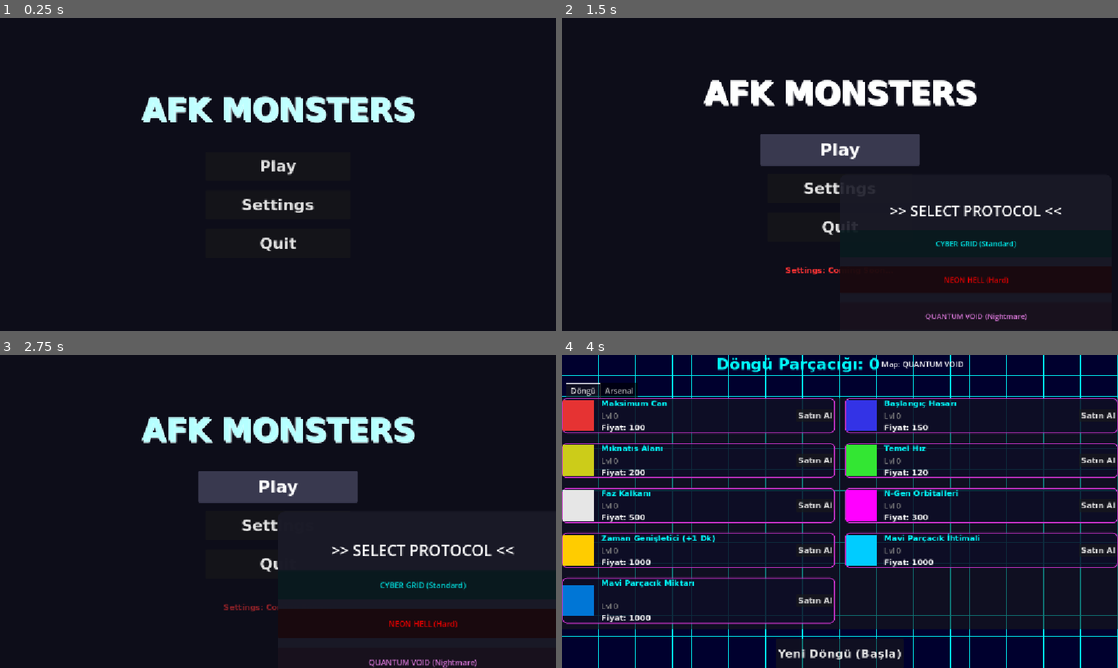
Above: before the commit, frames 1-4 (two rows, left to right).
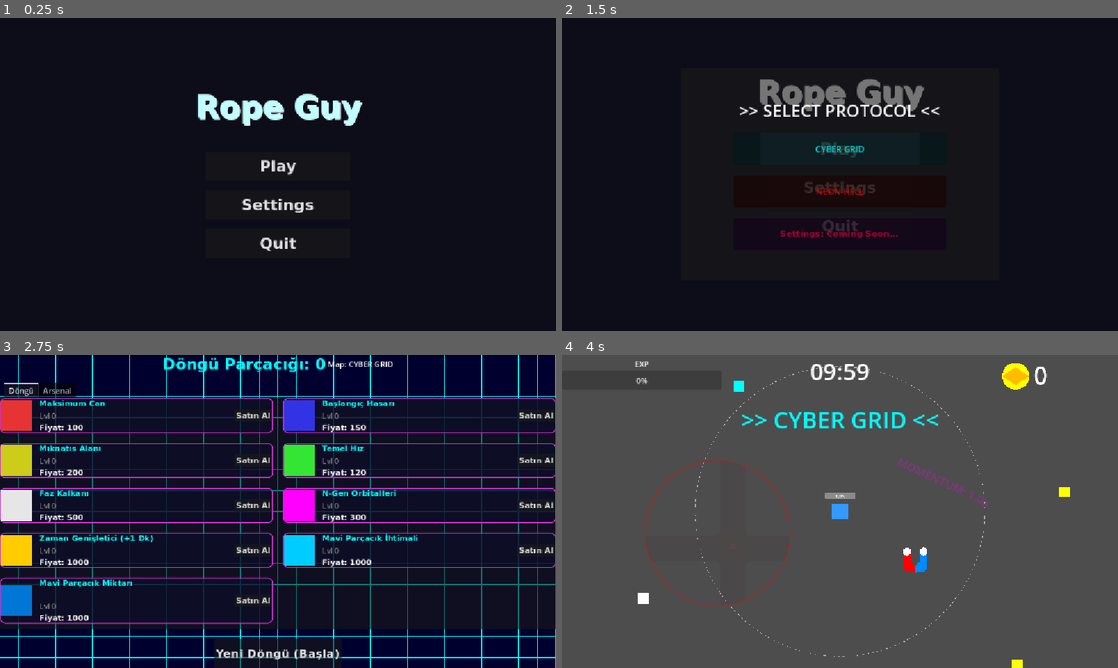
Above: after the commit, the same moments.

Repository: MusTea200/AFKMonsters
Game: Godot game, scene res://MainMenu.tscn
The game is run twice, just before and just after one commit, with the same random seed, the same clock (stepped at 60 frames per second) and the same inputs. The engine's default icon, where the game draws it, is replaced by a stand-in: a white triangle on a blue panel in a dark square.
Inputs (mouse positions are in pixels of both pictures, inside the frame that each line leads up to):
- Up to frame 1 (0.25 s): no input
- Up to frame 2 (1.5 s): click "Settings" at 0.5 s; click "Play" at 1.25 s
- Up to frame 3 (2.75 s): click (278, 489) at 2 s, where only the run after the commit has a clickable "CYBER GRID"
- Up to frame 4 (4 s): click (840, 486) at 2.75 s, where only the run before the commit has a clickable "Play"; click (840, 652) at 3.5 s, where only the run after the commit has a clickable "Yeni Döngü (Başla)"

The runs differ from the first frame. In frame 1, 2.7% of the frame differs, in the area x 25-75%, y 24-35%; in frame 2, 10%; in frame 3, 27%; in frame 4, 99%, in the area x 0-100%, y 0-100%.

Commit message:
feat: rebrand project to Rope Guy and refactor map selection protocol into a physical scalable UI container
Co-authored-by: MusTea200 <172600404+MusTea200@users.noreply.github.com>

Diff:
--- a/godot_project/MainMenu.gd
+++ b/godot_project/MainMenu.gd
@@ -19,6 +19,39 @@
 	btn_settings.pressed.connect(_on_settings_pressed)
 	btn_quit.pressed.connect(_on_quit_pressed)
 
+	var map_sel = get_tree().current_scene.find_child("MapSelectionPanel", true, false)
+	if map_sel:
+		map_sel.hide()
+		var btn_cyber = map_sel.find_child("CyberGridBtn", true, false)
+		var btn_neon = map_sel.find_child("NeonHellBtn", true, false)
+		var btn_quantum = map_sel.find_child("QuantumVoidBtn", true, false)
+
+		if btn_cyber:
+			_setup_map_button(btn_cyber)
+			btn_cyber.pressed.connect(func():
+				Global.current_selected_map = Global.MapType.CYBER_GRID
+				get_tree().change_scene_to_file("res://ShopUI.tscn")
+			)
+		if btn_neon:
+			_setup_map_button(btn_neon)
+			btn_neon.pressed.connect(func():
+				Global.current_selected_map = Global.MapType.NEON_HELL
+				get_tree().change_scene_to_file("res://ShopUI.tscn")
+			)
+		if btn_quantum:
+			_setup_map_button(btn_quantum)
+			btn_quantum.pressed.connect(func():
+				Global.current_selected_map = Global.MapType.QUANTUM_VOID
+				get_tree().change_scene_to_file("res://ShopUI.tscn")
+			)
+
+	# Main Menu Title Animation
+	var main_title = get_tree().current_scene.find_child("TitleLabel", true, false)
+	if main_title:
+		var tw = create_tween().set_loops()
+		tw.tween_property(main_title, "position:y", main_title.position.y - 10.0, 1.0).set_trans(Tween.TRANS_SINE).set_ease(Tween.EASE_IN_OUT)
+		tw.tween_property(main_title, "position:y", main_title.position.y + 10.0, 1.0).set_trans(Tween.TRANS_SINE).set_ease(Tween.EASE_IN_OUT)
+
 func _setup_button_hover(btn: Button) -> void:
 	btn.mouse_entered.connect(_on_btn_hover.bind(btn, true))
 	btn.mouse_exited.connect(_on_btn_hover.bind(btn, false))
@@ -34,70 +67,15 @@
 		btn.modulate = Color.WHITE
 
 func _on_play_pressed() -> void:
-	# Harita secim menusu ac
-	_show_map_selection()
+	var map_sel = get_tree().current_scene.find_child("MapSelectionPanel", true, false)
+	if map_sel:
+		map_sel.show()
 
-func _show_map_selection() -> void:
-	var panel = PanelContainer.new()
-	var style = StyleBoxFlat.new()
-	style.bg_color = Color(0.1, 0.1, 0.15, 0.9)
-	style.corner_radius_top_left = 15
-	style.corner_radius_top_right = 15
-	style.corner_radius_bottom_left = 15
-	style.corner_radius_bottom_right = 15
-	panel.add_theme_stylebox_override("panel", style)
-
-	panel.set_anchors_and_offsets_preset(Control.PRESET_CENTER)
-	panel.custom_minimum_size = Vector2(600, 400)
-
-	var vbox = VBoxContainer.new()
-	vbox.set_anchors_and_offsets_preset(Control.PRESET_FULL_RECT)
-	vbox.alignment = BoxContainer.ALIGNMENT_CENTER
-	vbox.add_theme_constant_override("separation", 20)
-	panel.add_child(vbox)
-
-	var title = Label.new()
-	title.text = ">> SELECT PROTOCOL <<"
-	title.horizontal_alignment = HORIZONTAL_ALIGNMENT_CENTER
-	title.add_theme_font_size_override("font_size", 32)
-	vbox.add_child(title)
-
-	var btn1 = Button.new()
-	btn1.text = "CYBER GRID (Standard)"
-	btn1.modulate = Color.CYAN
-	btn1.custom_minimum_size = Vector2(400, 60)
-	btn1.pressed.connect(func():
-		Global.current_selected_map = Global.MapType.CYBER_GRID
-		get_tree().change_scene_to_file("res://ShopUI.tscn")
-	)
-	vbox.add_child(btn1)
-
-	var btn2 = Button.new()
-	btn2.text = "NEON HELL (Hard)"
-	btn2.modulate = Color.RED
-	btn2.custom_minimum_size = Vector2(400, 60)
-	btn2.pressed.connect(func():
-		Global.current_selected_map = Global.MapType.NEON_HELL
-		get_tree().change_scene_to_file("res://ShopUI.tscn")
-	)
-	vbox.add_child(btn2)
-
-	var btn3 = Button.new()
-	btn3.text = "QUANTUM VOID (Nightmare)"
-	btn3.modulate = Color.VIOLET
-	btn3.custom_minimum_size = Vector2(400, 60)
-	btn3.pressed.connect(func():
-		Global.current_selected_map = Global.MapType.QUANTUM_VOID
-		get_tree().change_scene_to_file("res://ShopUI.tscn")
-	)
-	vbox.add_child(btn3)
-
-	get_tree().current_scene.add_child(panel)
-
-	# Animate in
-	panel.scale = Vector2.ZERO
-	var tw = create_tween()
-	tw.tween_property(panel, "scale", Vector2.ONE, 0.3).set_trans(Tween.TRANS_BACK)
+		# Animate in
+		map_sel.scale = Vector2.ZERO
+		map_sel.pivot_offset = map_sel.size / 2.0
+		var tw = create_tween()
+		tw.tween_property(map_sel, "scale", Vector2.ONE, 0.3).set_trans(Tween.TRANS_BACK).set_ease(Tween.EASE_OUT)
 
 func _on_settings_pressed() -> void:
 	lbl_coming_soon.visible = true
@@ -107,3 +85,16 @@
 
 func _on_quit_pressed() -> void:
 	get_tree().quit()
+
+func _setup_map_button(btn: Button) -> void:
+	btn.mouse_entered.connect(_on_map_btn_hover.bind(btn, true))
+	btn.mouse_exited.connect(_on_map_btn_hover.bind(btn, false))
+
+func _on_map_btn_hover(btn: Button, is_hovered: bool) -> void:
+	var tween = create_tween()
+	if is_hovered:
+		tween.tween_property(btn, "modulate:v", 2.0, 0.1) # Brighten the neon color
+		btn.text = ">> " + btn.name.replace("Btn", "").to_upper() + " <<"
+	else:
+		tween.tween_property(btn, "modulate:v", 1.0, 0.1)
+		btn.text = btn.name.replace("Btn", "").to_upper()
--- a/godot_project/MainMenu.tscn
+++ b/godot_project/MainMenu.tscn
@@ -13,10 +13,10 @@
 font_names = PackedStringArray("monospace")
 font_weight = 700
 
-[node name="MainMenu" type="CanvasLayer"]
+[node name="MainMenu" type="CanvasLayer" unique_id=43198905]
 script = ExtResource("1_main")
 
-[node name="Background" type="ColorRect" parent="."]
+[node name="Background" type="ColorRect" parent="." unique_id=1320407880]
 anchors_preset = 15
 anchor_right = 1.0
 anchor_bottom = 1.0
@@ -24,7 +24,7 @@
 grow_vertical = 2
 color = Color(0.05, 0.05, 0.1, 1)
 
-[node name="VBoxContainer" type="VBoxContainer" parent="."]
+[node name="VBoxContainer" type="VBoxContainer" parent="." unique_id=1143719577]
 anchors_preset = 8
 anchor_left = 0.5
 anchor_top = 0.5
@@ -39,23 +39,23 @@
 theme_override_constants/separation = 50
 alignment = 1
 
-[node name="Title" type="Label" parent="VBoxContainer"]
+[node name="TitleLabel" type="Label" parent="VBoxContainer" unique_id=893238312]
 material = SubResource("ShaderMaterial_title")
 layout_mode = 2
-theme_override_fonts/font = SubResource("SystemFont_mono")
-theme_override_font_sizes/font_size = 64
 theme_override_colors/font_color = Color(0.8, 0.2, 0.8, 1)
 theme_override_colors/font_shadow_color = Color(0, 1, 1, 1)
 theme_override_constants/shadow_offset_x = 4
 theme_override_constants/shadow_offset_y = 4
-text = "AFK MONSTERS"
+theme_override_fonts/font = SubResource("SystemFont_mono")
+theme_override_font_sizes/font_size = 64
+text = "Rope Guy"
 horizontal_alignment = 1
 
-[node name="VBoxContainer" type="VBoxContainer" parent="VBoxContainer"]
+[node name="VBoxContainer" type="VBoxContainer" parent="VBoxContainer" unique_id=567508454]
 layout_mode = 2
 theme_override_constants/separation = 20
 
-[node name="BtnPlay" type="Button" parent="VBoxContainer/VBoxContainer"]
+[node name="BtnPlay" type="Button" parent="VBoxContainer/VBoxContainer" unique_id=784057125]
 custom_minimum_size = Vector2(300, 60)
 layout_mode = 2
 size_flags_horizontal = 4
@@ -63,7 +63,7 @@
 theme_override_font_sizes/font_size = 32
 text = "Play"
 
-[node name="BtnSettings" type="Button" parent="VBoxContainer/VBoxContainer"]
+[node name="BtnSettings" type="Button" parent="VBoxContainer/VBoxContainer" unique_id=1577357424]
 custom_minimum_size = Vector2(300, 60)
 layout_mode = 2
 size_flags_horizontal = 4
@@ -71,7 +71,7 @@
 theme_override_font_sizes/font_size = 32
 text = "Settings"
 
-[node name="BtnQuit" type="Button" parent="VBoxContainer/VBoxContainer"]
+[node name="BtnQuit" type="Button" parent="VBoxContainer/VBoxContainer" unique_id=24821293]
 custom_minimum_size = Vector2(300, 60)
 layout_mode = 2
 size_flags_horizontal = 4
@@ -79,9 +79,55 @@
 theme_override_font_sizes/font_size = 32
 text = "Quit"
 
-[node name="LblComingSoon" type="Label" parent="VBoxContainer"]
+[node name="LblComingSoon" type="Label" parent="VBoxContainer" unique_id=72800598]
+
+[node name="MapSelectionPanel" type="PanelContainer" parent="."]
+visible = false
+anchors_preset = 8
+anchor_left = 0.5
+anchor_top = 0.5
+anchor_right = 0.5
+anchor_bottom = 0.5
+offset_left = -300.0
+offset_top = -200.0
+offset_right = 300.0
+offset_bottom = 200.0
+grow_horizontal = 2
+grow_vertical = 2
+
+[node name="VBoxContainer" type="VBoxContainer" parent="MapSelectionPanel"]
 layout_mode = 2
+theme_override_constants/separation = 20
+alignment = 1
+
+[node name="Label" type="Label" parent="MapSelectionPanel/VBoxContainer"]
+layout_mode = 2
+theme_override_font_sizes/font_size = 32
+text = ">> SELECT PROTOCOL <<"
+horizontal_alignment = 1
+
+[node name="CyberGridBtn" type="Button" parent="MapSelectionPanel/VBoxContainer"]
+modulate = Color(0, 1, 1, 1)
+custom_minimum_size = Vector2(400, 60)
+layout_mode = 2
+size_flags_horizontal = 4
+text = "CYBER GRID"
+
+[node name="NeonHellBtn" type="Button" parent="MapSelectionPanel/VBoxContainer"]
+modulate = Color(1, 0, 0, 1)
+custom_minimum_size = Vector2(400, 60)
+layout_mode = 2
+size_flags_horizontal = 4
+text = "NEON HELL"
+
+[node name="QuantumVoidBtn" type="Button" parent="MapSelectionPanel/VBoxContainer"]
+modulate = Color(0.666667, 0, 1, 1)
+custom_minimum_size = Vector2(400, 60)
+layout_mode = 2
+size_flags_horizontal = 4
+text = "QUANTUM VOID"
+layout_mode = 2
+theme_override_colors/font_color = Color(1, 0.2, 0.2, 1)
 theme_override_fonts/font = SubResource("SystemFont_mono")
-theme_override_colors/font_color = Color(1, 0.2, 0.2, 1)
 text = "Settings: Coming Soon..."
 horizontal_alignment = 1
--- a/godot_project/project.godot
+++ b/godot_project/project.godot
@@ -14,7 +14,7 @@
 
 [application]
 
-config/name="AFKMonsters"
+config/name="Rope Guy"
 run/main_scene="res://MainMenu.tscn"
 config/features=PackedStringArray("4.6", "Mobile")
 config/icon="res://icon.svg"
Not shown: 1 places in godot_project/MainMenu.tscn that only renumber resources
Not shown, changed: MEMORY.md
